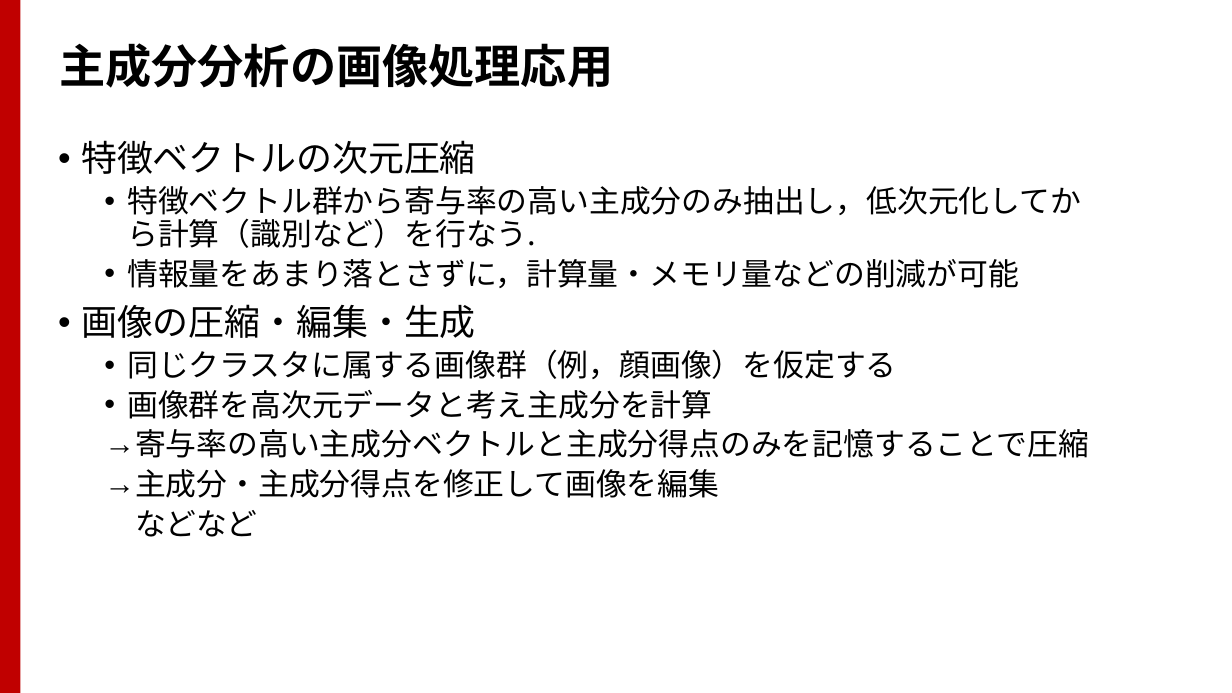
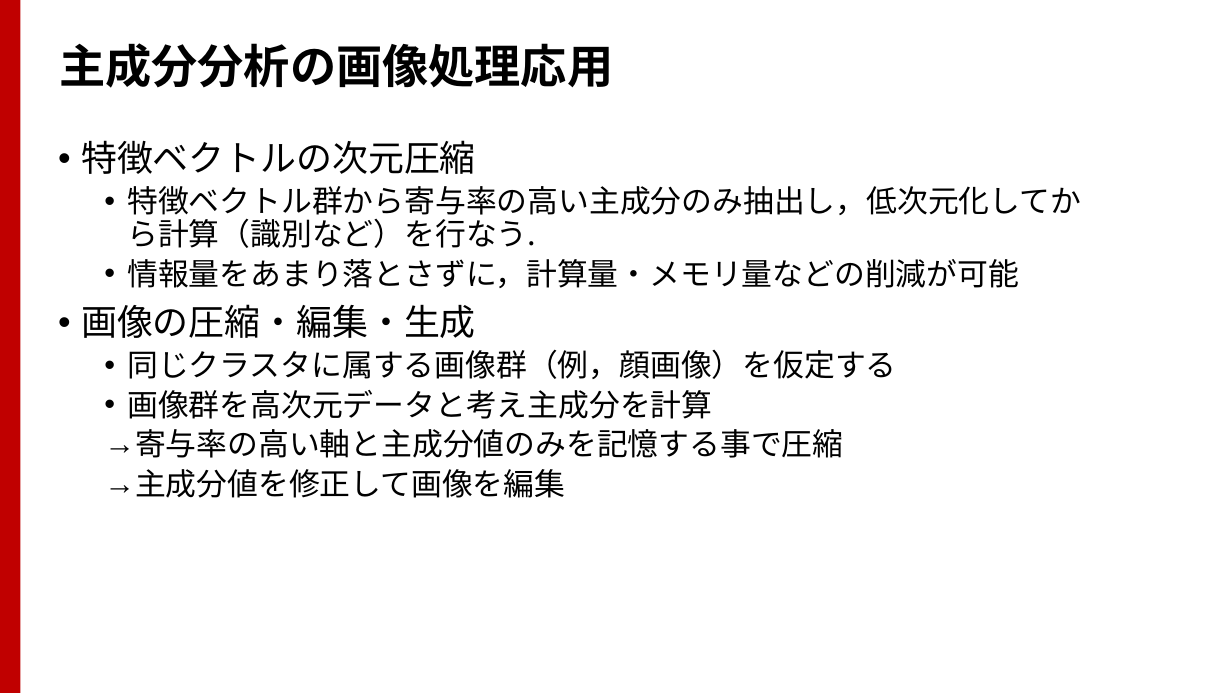
Before and after one commit to TakashiIjiri/TakashiIjiri.github.io, a slide deck: slide 29 of classes/dm2020_2/dm6.pptx (slide 27 before the commit). Drawn at 1232x693 pixels with LibreOffice and Linux fonts; fonts in the diff are those of the drawing. Boxes give left, top, right and bottom in pixels: in the first picture for what was removed or moved away, otherwise in the second. Text is boxed around its words. In the diff, an @@ line names an element or a change of style, - is before the commit and + after.

```diff
--- a/classes/dm2020_2/dm6.pptx
+++ b/classes/dm2020_2/dm6.pptx
@@ text at <box>135,429,843,498</box>: text changed @@
-  → 寄与率の高い主成分ベクトルと主成分得点のみを記憶することで圧縮
-  → 主成分・主成分得点を修正して画像を編集
-  などなど
+  → 寄与率の高い軸と主成分値のみを記憶する事で圧縮
+  → 主成分値を修正して画像を編集
```
Also in this commit, not shown: 10 other slides changed, 2 slides added, 1 slide removed, 3 other files.
